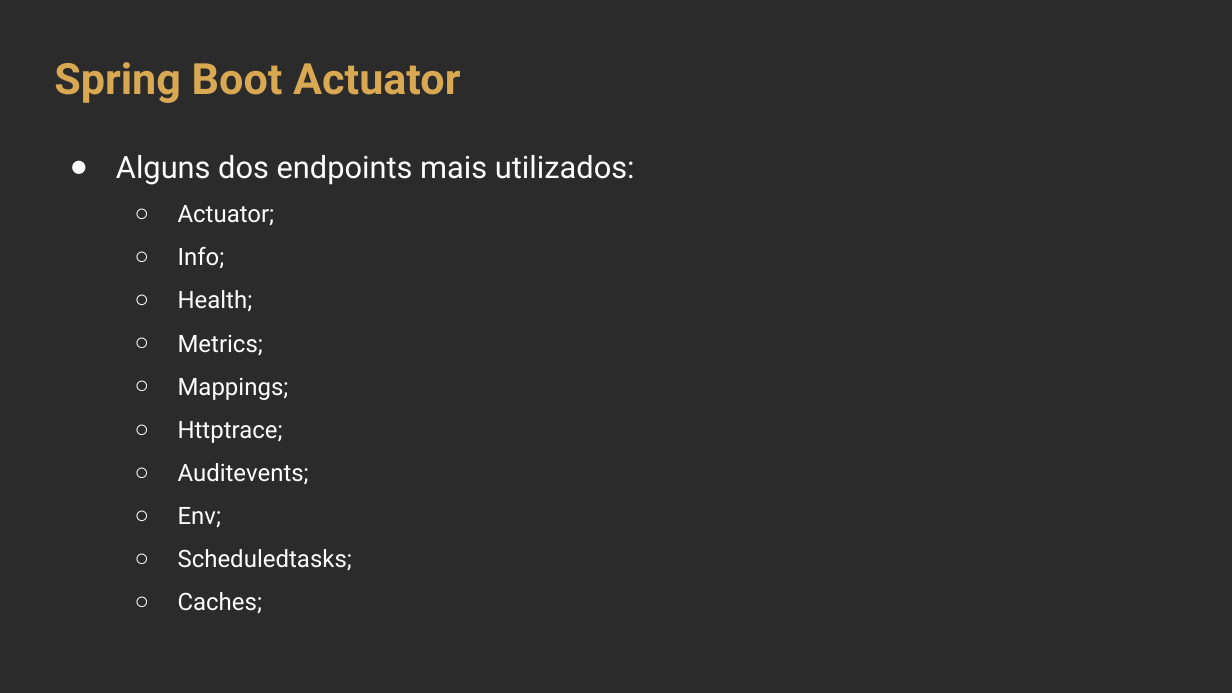
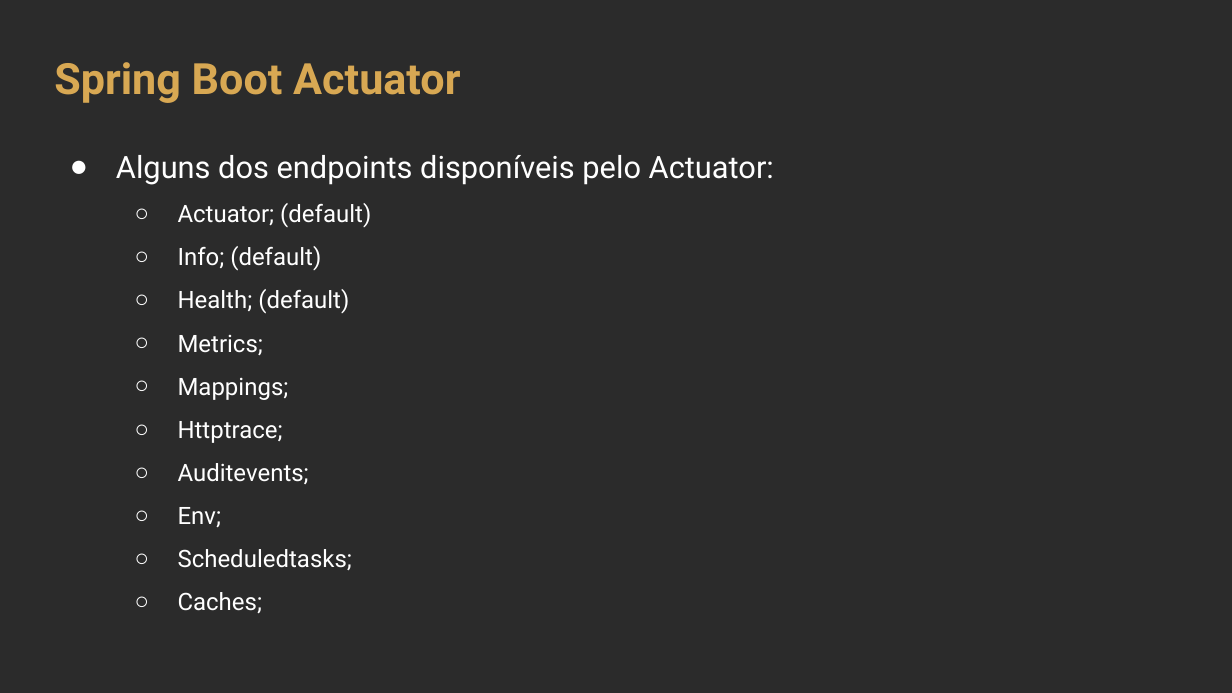
Before and after one commit to rocketseat-creators-program/spring-boot-actuator-2021-06-05, a slide deck: slide 8 of ApresentacaoSpringActuator.pptx (slide 6 before the commit). Drawn at 1232x693 pixels with LibreOffice and Linux fonts; fonts in the diff are those of the drawing; background and template pictures are left out; a plain dark background stands for a picture behind light text. Boxes give left, top, right and bottom in pixels: in the first picture for what was removed or moved away, otherwise in the second. Text is boxed around its words. In the diff, an @@ line names an element or a change of style, - is before the commit and + after.

Commit message:
Added new info on Readme.md. Added some feature used in class.

```diff
--- a/ApresentacaoSpringActuator.pptx
+++ b/ApresentacaoSpringActuator.pptx
@@ text at bbox=[116, 155, 774, 314]: text changed; size 18 to 14 pt @@
-● Alguns dos endpoints mais utilizados:
-  ○ Actuator;
-  ○ Info;
-  ○ Health;
+● Alguns dos endpoints disponíveis pelo Actuator:
+  ○ Actuator; (default)
+  ○ Info; (default)
+  ○ Health; (default)
```
Also in this commit, not shown: 4 other slides changed, 2 slides added, 11 other files.
